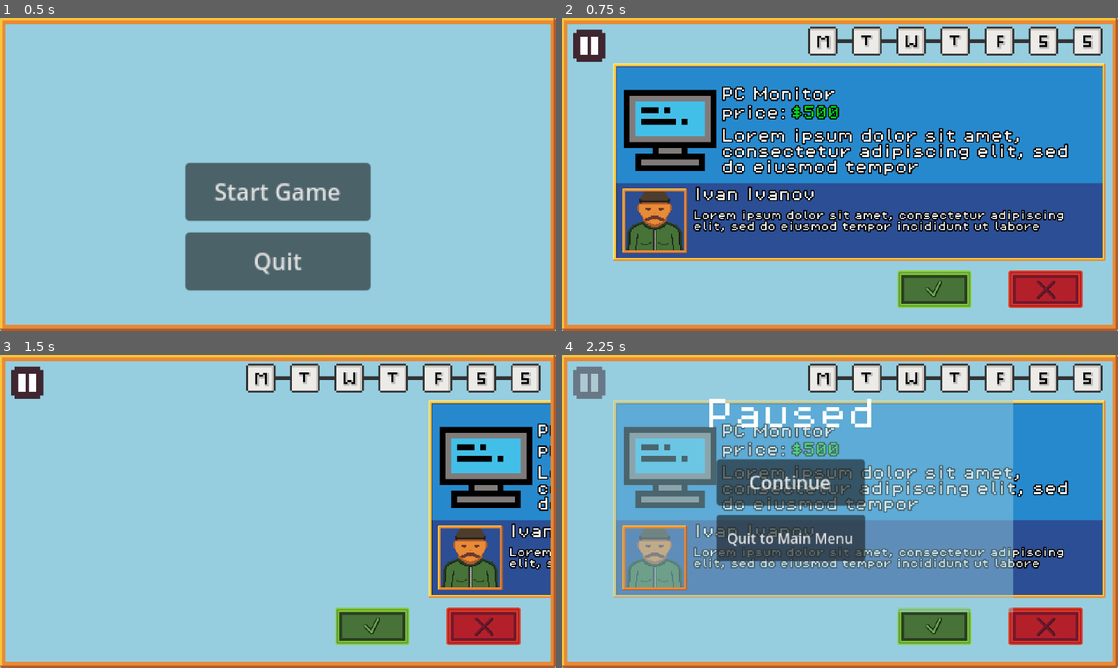
Above: before the commit, frames 1-4 (two rows, left to right).
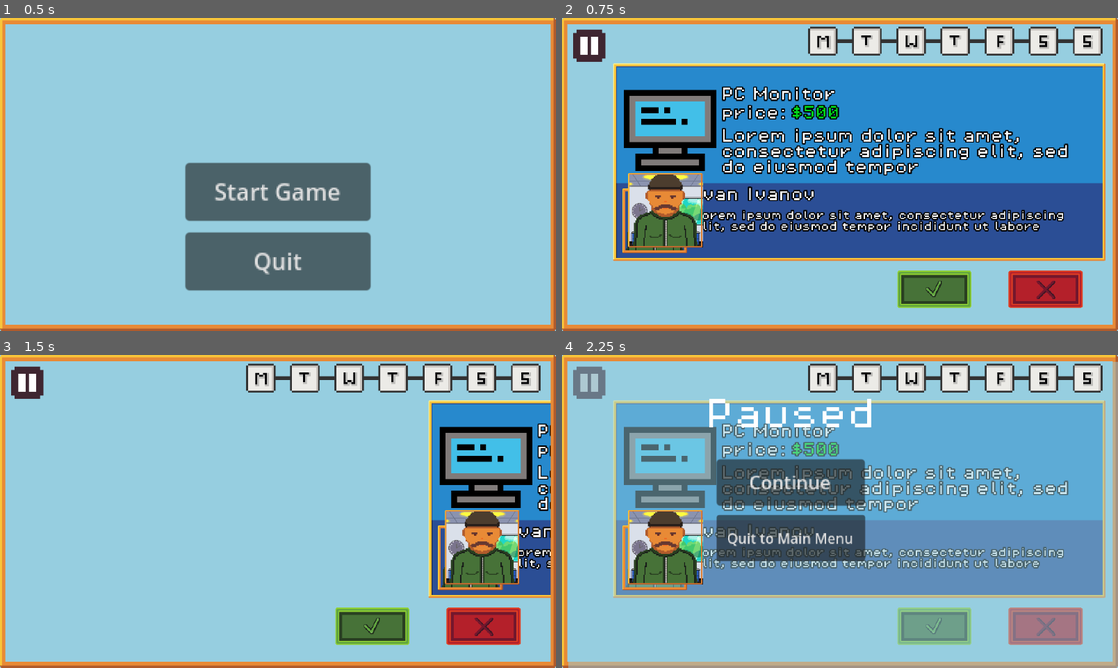
Above: after the commit, the same moments.

Repository: MartinR260/HackTUES11KVK
Game: Godot game, scene res://MainMenu.tscn
Two runs of this game, one before a commit and one after it. Both use one fixed random seed, a clock stepped at 60 frames per second and the inputs below. Sound files missing from this copy of the repository are replaced by a short silence.
Inputs (mouse positions are in pixels of both pictures, inside the frame that each line leads up to):
- Up to frame 1 (0.5 s): no input
- Up to frame 2 (0.75 s): click "Start Game" at 0.5 s
- Up to frame 3 (1.5 s): click (483, 627) at 1.25 s
- Up to frame 4 (2.25 s): click (589, 383) at 2 s

Frame 1 is identical in both runs. In frame 2, 2.8% of the frame differs, in the area x 11-26%, y 49-74%; in frame 3, 2.8%; in frame 4, 20%, in the area x 1-100%, y 2-100%.

Commit message:
Added Animations and Credit Menu

Diff:
--- a/hacktues11/ChatTradeMenu.tscn
+++ b/hacktues11/ChatTradeMenu.tscn
@@ -1,5 +1,6 @@
-[gd_scene load_steps=12 format=3 uid="uid://d2gsondmjm0ra"]
-
+[gd_scene load_steps=17 format=3 uid="uid://d2gsondmjm0ra"]
+
+[ext_resource type="Script" uid="uid://danilg17qmmgy" path="res://chat_trade_menu.gd" id="1_7u6cb"]
 [ext_resource type="Texture2D" uid="uid://cgpbcwq881gc3" path="res://assets/background.png" id="1_kyjx3"]
 [ext_resource type="Texture2D" uid="uid://cu7etao1qltd3" path="res://assets/green_button_press.png" id="2_4g7jg"]
 [ext_resource type="Texture2D" uid="uid://4qt7w27wtt6x" path="res://assets/green_button.png" id="2_kyjx3"]
@@ -10,16 +11,168 @@
 [ext_resource type="Texture2D" uid="uid://cyjv8d4ucqr4" path="res://assets/background_frame.png" id="6_unygt"]
 [ext_resource type="Script" uid="uid://nd1n1dkpb1k1" path="res://scroll_container.gd" id="8_pavjr"]
 [ext_resource type="Texture2D" uid="uid://b4lydw5k8rat3" path="res://assets/offer_background.png" id="9_4g7jg"]
+[ext_resource type="Texture2D" uid="uid://bn4hplw5tknpe" path="res://assets/people/person_1_1.png" id="9_23itu"]
 [ext_resource type="Texture2D" uid="uid://c78twwryoo1bh" path="res://assets/chat-output.png" id="9_os3wd"]
 
+[sub_resource type="Animation" id="Animation_23itu"]
+resource_name = "readyanim"
+length = 0.35
+tracks/0/type = "value"
+tracks/0/imported = false
+tracks/0/enabled = true
+tracks/0/path = NodePath("TextureRect2:position")
+tracks/0/interp = 2
+tracks/0/loop_wrap = true
+tracks/0/keys = {
+"times": PackedFloat32Array(0, 0.333333),
+"transitions": PackedFloat32Array(1, 1),
+"update": 0,
+"values": [Vector2(-240, 230), Vector2(-240, 64)]
+}
+tracks/1/type = "value"
+tracks/1/imported = false
+tracks/1/enabled = true
+tracks/1/path = NodePath("AcceptTrade:position")
+tracks/1/interp = 2
+tracks/1/loop_wrap = true
+tracks/1/keys = {
+"times": PackedFloat32Array(0, 0.333333),
+"transitions": PackedFloat32Array(1, 1),
+"update": 0,
+"values": [Vector2(16, 226), Vector2(16, 64)]
+}
+tracks/2/type = "value"
+tracks/2/imported = false
+tracks/2/enabled = true
+tracks/2/path = NodePath("RejectTrade:position")
+tracks/2/interp = 2
+tracks/2/loop_wrap = true
+tracks/2/keys = {
+"times": PackedFloat32Array(0, 0.333333),
+"transitions": PackedFloat32Array(1, 1),
+"update": 0,
+"values": [Vector2(16, 300), Vector2(16, 136)]
+}
+tracks/3/type = "value"
+tracks/3/imported = false
+tracks/3/enabled = true
+tracks/3/path = NodePath("TextureRect:position")
+tracks/3/interp = 2
+tracks/3/loop_wrap = true
+tracks/3/keys = {
+"times": PackedFloat32Array(0, 0.333333),
+"transitions": PackedFloat32Array(1, 1),
+"update": 0,
+"values": [Vector2(400, -200), Vector2(160, -200)]
+}
+tracks/4/type = "value"
+tracks/4/imported = false
+tracks/4/enabled = true
+tracks/4/path = NodePath("ScrollContainer:position")
+tracks/4/interp = 2
+tracks/4/loop_wrap = true
+tracks/4/keys = {
+"times": PackedFloat32Array(0, 0.333333),
+"transitions": PackedFloat32Array(1, 1),
+"update": 0,
+"values": [Vector2(420, -184), Vector2(176, -184)]
+}
+tracks/5/type = "value"
+tracks/5/imported = false
+tracks/5/enabled = true
+tracks/5/path = NodePath("TextEdit:position")
+tracks/5/interp = 2
+tracks/5/loop_wrap = true
+tracks/5/keys = {
+"times": PackedFloat32Array(0, 0.333333),
+"transitions": PackedFloat32Array(1, 1),
+"update": 0,
+"values": [Vector2(420, 154), Vector2(179, 154)]
+}
+
+[sub_resource type="Animation" id="Animation_7u6cb"]
+length = 0.001
+tracks/0/type = "value"
+tracks/0/imported = false
+tracks/0/enabled = true
+tracks/0/path = NodePath("TextureRect2:position")
+tracks/0/interp = 1
+tracks/0/loop_wrap = true
+tracks/0/keys = {
+"times": PackedFloat32Array(0),
+"transitions": PackedFloat32Array(1),
+"update": 0,
+"values": [Vector2(-240, 64)]
+}
+tracks/1/type = "value"
+tracks/1/imported = false
+tracks/1/enabled = true
+tracks/1/path = NodePath("AcceptTrade:position")
+tracks/1/interp = 1
+tracks/1/loop_wrap = true
+tracks/1/keys = {
+"times": PackedFloat32Array(0),
+"transitions": PackedFloat32Array(1),
+"update": 0,
+"values": [Vector2(16, 64)]
+}
+tracks/2/type = "value"
+tracks/2/imported = false
+tracks/2/enabled = true
+tracks/2/path = NodePath("RejectTrade:position")
+tracks/2/interp = 1
+tracks/2/loop_wrap = true
+tracks/2/keys = {
+"times": PackedFloat32Array(0),
+"transitions": PackedFloat32Array(1),
+"update": 0,
+"values": [Vector2(16, 136)]
+}
+tracks/3/type = "value"
+tracks/3/imported = false
+tracks/3/enabled = true
+tracks/3/path = NodePath("TextureRect:position")
+tracks/3/interp = 1
+tracks/3/loop_wrap = true
+tracks/3/keys = {
+"times": PackedFloat32Array(0),
+"transitions": PackedFloat32Array(1),
+"update": 0,
+"values": [Vector2(160, -200)]
+}
+tracks/4/type = "value"
+tracks/4/imported = false
+tracks/4/enabled = true
+tracks/4/path = NodePath("ScrollContainer:position")
+tracks/4/interp = 1
+tracks/4/loop_wrap = true
+tracks/4/keys = {
+"times": PackedFloat32Array(0),
+"transitions": PackedFloat32Array(1),
+"update": 0,
+"values": [Vector2(176, -184)]
+}
+tracks/5/type = "value"
+tracks/5/imported = false
+tracks/5/enabled = true
+tracks/5/path = NodePath("TextEdit:position")
+tracks/5/interp = 1
+tracks/5/loop_wrap = true
+tracks/5/keys = {
+"times": PackedFloat32Array(0),
+"transitions": PackedFloat32Array(1),
+"update": 0,
+"values": [Vector2(179, 154)]
+}
+
+[sub_resource type="AnimationLibrary" id="AnimationLibrary_80d0c"]
+_data = {
+&"RESET": SubResource("Animation_7u6cb"),
+&"readyanim": SubResource("Animation_23itu")
+}
+
 [node name="ChatTradeMenu" type="Node2D"]
-
-[node name="TextureRect3" type="TextureRect" parent="."]
-offset_left = -384.0
-offset_top = -216.0
-offset_right = 384.0
-offset_bottom = 216.0
-texture = ExtResource("6_unygt")
+script = ExtResource("1_7u6cb")
 
 [node name="ColorRect" type="ColorRect" parent="."]
 z_index = -1
@@ -29,11 +182,93 @@
 offset_bottom = 1010.0
 color = Color(0.588235, 0.807843, 0.878431, 1)
 
+[node name="TraderIcon" type="TextureRect" parent="."]
+offset_left = -368.0
+offset_top = -200.0
+offset_right = 144.0
+offset_bottom = 56.0
+texture = ExtResource("1_kyjx3")
+stretch_mode = 2
+metadata/_edit_use_anchors_ = true
+
+[node name="Trader" type="TextureRect" parent="."]
+offset_left = -248.0
+offset_top = -200.0
+offset_right = 8.0
+offset_bottom = 56.0
+texture = ExtResource("9_23itu")
+stretch_mode = 4
+
+[node name="Frame" type="TextureRect" parent="."]
+offset_left = -368.0
+offset_top = -200.0
+offset_right = 144.0
+offset_bottom = 56.0
+texture = ExtResource("6_unygt")
+stretch_mode = 2
+metadata/_edit_use_anchors_ = true
+
+[node name="Camera2D" type="Camera2D" parent="."]
+zoom = Vector2(1.5, 1.5)
+
+[node name="TextureRect" type="TextureRect" parent="."]
+offset_left = 400.0
+offset_top = -200.0
+offset_right = 608.0
+offset_bottom = 202.0
+texture = ExtResource("9_os3wd")
+
+[node name="ScrollContainer" type="ScrollContainer" parent="."]
+offset_left = 420.0
+offset_top = -184.0
+offset_right = 592.0
+offset_bottom = 144.0
+scale = Vector2(1.03959, 0.994929)
+script = ExtResource("8_pavjr")
+
+[node name="VBoxContainer" type="VBoxContainer" parent="ScrollContainer"]
+layout_mode = 2
+size_flags_horizontal = 3
+size_flags_vertical = 3
+
+[node name="HTTPRequest" type="HTTPRequest" parent="ScrollContainer"]
+
+[node name="LoadingTimer" type="Timer" parent="ScrollContainer"]
+wait_time = 0.2
+autostart = true
+
+[node name="TextEdit" type="TextEdit" parent="."]
+offset_left = 420.0
+offset_top = 154.0
+offset_right = 590.0
+offset_bottom = 191.0
+scale = Vector2(1.03959, 0.994929)
+
+[node name="TextureRect2" type="TextureRect" parent="."]
+offset_left = -240.0
+offset_top = 230.0
+offset_bottom = 366.0
+texture = ExtResource("9_4g7jg")
+expand_mode = 1
+stretch_mode = 4
+
+[node name="RejectTrade" type="TextureButton" parent="."]
+offset_left = 16.0
+offset_top = 300.0
+offset_right = 144.0
+offset_bottom = 364.0
+texture_normal = ExtResource("4_p4c4u")
+texture_pressed = ExtResource("5_a5ogm")
+stretch_mode = 0
+script = ExtResource("5_pavjr")
+
+[node name="HTTPRequest" type="HTTPRequest" parent="RejectTrade"]
+
 [node name="AcceptTrade" type="TextureButton" parent="."]
 offset_left = 16.0
-offset_top = 64.0
-offset_right = 144.0
-offset_bottom = 128.0
+offset_top = 226.0
+offset_right = 144.0
+offset_bottom = 290.0
 texture_normal = ExtResource("2_kyjx3")
 texture_pressed = ExtResource("2_4g7jg")
 stretch_mode = 0
@@ -41,82 +276,20 @@
 
 [node name="HTTPRequest" type="HTTPRequest" parent="AcceptTrade"]
 
-[node name="RejectTrade" type="TextureButton" parent="."]
-offset_left = 16.0
-offset_top = 136.0
-offset_right = 144.0
-offset_bottom = 200.0
-texture_normal = ExtResource("4_p4c4u")
-texture_pressed = ExtResource("5_a5ogm")
-stretch_mode = 0
-script = ExtResource("5_pavjr")
-
-[node name="HTTPRequest" type="HTTPRequest" parent="RejectTrade"]
-
-[node name="TraderIcon" type="TextureRect" parent="."]
-offset_left = -368.0
-offset_top = -200.0
-offset_right = 144.0
-offset_bottom = 56.0
-texture = ExtResource("1_kyjx3")
-stretch_mode = 2
-metadata/_edit_use_anchors_ = true
-
-[node name="Frame" type="TextureRect" parent="."]
-offset_left = -368.0
-offset_top = -200.0
-offset_right = 144.0
-offset_bottom = 56.0
+[node name="TextureRect3" type="TextureRect" parent="."]
+offset_left = -384.0
+offset_top = -216.0
+offset_right = 384.0
+offset_bottom = 216.0
 texture = ExtResource("6_unygt")
-stretch_mode = 2
-metadata/_edit_use_anchors_ = true
-
-[node name="Camera2D" type="Camera2D" parent="."]
-zoom = Vector2(1.5, 1.5)
-
-[node name="TextureRect" type="TextureRect" parent="."]
-offset_left = 160.0
-offset_top = -200.0
-offset_right = 368.0
-offset_bottom = 202.0
-texture = ExtResource("9_os3wd")
-
-[node name="ScrollContainer" type="ScrollContainer" parent="."]
-offset_left = 176.0
-offset_top = -184.0
-offset_right = 348.0
-offset_bottom = 144.0
-scale = Vector2(1.03959, 0.994929)
-script = ExtResource("8_pavjr")
-
-[node name="VBoxContainer" type="VBoxContainer" parent="ScrollContainer"]
-layout_mode = 2
-size_flags_horizontal = 3
-size_flags_vertical = 3
-
-[node name="HTTPRequest" type="HTTPRequest" parent="ScrollContainer"]
-
-[node name="LoadingTimer" type="Timer" parent="ScrollContainer"]
-wait_time = 0.2
-autostart = true
-
-[node name="TextEdit" type="TextEdit" parent="."]
-offset_left = 179.0
-offset_top = 154.0
-offset_right = 349.0
-offset_bottom = 191.0
-scale = Vector2(1.03959, 0.994929)
-
-[node name="TextureRect2" type="TextureRect" parent="."]
-offset_left = -240.0
-offset_top = 64.0
-offset_bottom = 200.0
-texture = ExtResource("9_4g7jg")
-expand_mode = 1
-stretch_mode = 4
-
-[connection signal="button_up" from="AcceptTrade" to="AcceptTrade" method="_on_button_up"]
-[connection signal="button_up" from="RejectTrade" to="RejectTrade" method="_on_button_up"]
+
+[node name="AnimationPlayer" type="AnimationPlayer" parent="."]
+libraries = {
+&"": SubResource("AnimationLibrary_80d0c")
+}
+
 [connection signal="request_completed" from="ScrollContainer/HTTPRequest" to="ScrollContainer" method="_on_http_request_request_completed"]
 [connection signal="timeout" from="ScrollContainer/LoadingTimer" to="ScrollContainer" method="_on_loading_timer_timeout"]
 [connection signal="text_changed" from="TextEdit" to="ScrollContainer" method="_on_text_edit_text_changed"]
+[connection signal="button_up" from="RejectTrade" to="RejectTrade" method="_on_button_up"]
+[connection signal="button_up" from="AcceptTrade" to="AcceptTrade" method="_on_button_up"]
--- /dev/null
+++ b/hacktues11/CreditMenu.gd
@@ -0,0 +1,13 @@
+extends Node2D
+
+@onready var spin_anim = $AnimationPlayer
+
+
+func _on_spin_button_button_up() -> void:
+	spin_anim.play("spin")
+	await spin_anim.animation_finished
+
+
+
+func _on_leave_button_button_up() -> void:
+	get_tree().change_scene_to_file("res://PickTradeMenu.tscn")
--- /dev/null
+++ b/hacktues11/CreditMenu.tscn
@@ -0,0 +1,101 @@
+[gd_scene load_steps=10 format=3 uid="uid://chketbhut3wqh"]
+
+[ext_resource type="Script" uid="uid://b68kabrkech7r" path="res://CreditMenu.gd" id="1_kmcdu"]
+[ext_resource type="Texture2D" uid="uid://443xejgjjxlf" path="res://assets/yellow_button.png" id="1_nsuqd"]
+[ext_resource type="PackedScene" uid="uid://tarpkya5hskk" path="res://PauseButton.tscn" id="1_xy84p"]
+[ext_resource type="Texture2D" uid="uid://dfrjuximsgnhn" path="res://assets/red button.png" id="3_bbn7m"]
+[ext_resource type="Texture2D" uid="uid://b6i6wqvl7ifs6" path="res://assets/red_button_press.png" id="4_kmcdu"]
+[ext_resource type="Texture2D" uid="uid://cqgfornebtf67" path="res://assets/wheel.png" id="5_l8crg"]
+
+[sub_resource type="Animation" id="Animation_bbn7m"]
+resource_name = "spin"
+tracks/0/type = "value"
+tracks/0/imported = false
+tracks/0/enabled = true
+tracks/0/path = NodePath("TextureRect:rotation")
+tracks/0/interp = 2
+tracks/0/loop_wrap = true
+tracks/0/keys = {
+"times": PackedFloat32Array(0, 0.5, 1),
+"transitions": PackedFloat32Array(1, 1, 1),
+"update": 0,
+"values": [0.0, 3.14159, 6.28319]
+}
+
+[sub_resource type="Animation" id="Animation_kmcdu"]
+length = 0.001
+tracks/0/type = "value"
+tracks/0/imported = false
+tracks/0/enabled = true
+tracks/0/path = NodePath("TextureRect:rotation")
+tracks/0/interp = 1
+tracks/0/loop_wrap = true
+tracks/0/keys = {
+"times": PackedFloat32Array(0),
+"transitions": PackedFloat32Array(1),
+"update": 0,
+"values": [0.0]
+}
+
+[sub_resource type="AnimationLibrary" id="AnimationLibrary_l8crg"]
+_data = {
+&"RESET": SubResource("Animation_kmcdu"),
+&"spin": SubResource("Animation_bbn7m")
+}
+
+[node name="CreditMenu" type="Node2D"]
+script = ExtResource("1_kmcdu")
+
+[node name="ColorRect" type="ColorRect" parent="."]
+z_index = -1
+offset_left = -984.0
+offset_top = -496.0
+offset_right = 1181.0
+offset_bottom = 1042.0
+color = Color(0.588235, 0.807843, 0.878431, 1)
+
+[node name="Camera2D" type="Camera2D" parent="."]
+zoom = Vector2(1.5, 1.5)
+
+[node name="SpinButton" type="TextureButton" parent="."]
+offset_left = -184.0
+offset_top = 64.0
+offset_right = -56.0
+offset_bottom = 128.0
+texture_normal = ExtResource("1_nsuqd")
+
+[node name="LeaveButton" type="TextureButton" parent="."]
+offset_left = 64.0
+offset_top = 64.0
+offset_right = 192.0
+offset_bottom = 128.0
+texture_normal = ExtResource("3_bbn7m")
+texture_pressed = ExtResource("4_kmcdu")
+
+[node name="TextureRect" type="TextureRect" parent="."]
+offset_left = -120.0
+offset_top = -192.0
+offset_right = 120.0
+offset_bottom = 48.0
+pivot_offset = Vector2(120, 120)
+texture = ExtResource("5_l8crg")
+expand_mode = 1
+stretch_mode = 4
+
+[node name="AnimationPlayer" type="AnimationPlayer" parent="."]
+libraries = {
+&"": SubResource("AnimationLibrary_l8crg")
+}
+
+[node name="PauseButton" parent="." instance=ExtResource("1_xy84p")]
+z_index = 1
+anchors_preset = 0
+anchor_right = 0.0
+anchor_bottom = 0.0
+grow_horizontal = 1
+grow_vertical = 1
+size_flags_horizontal = 0
+size_flags_vertical = 0
+
+[connection signal="button_up" from="SpinButton" to="." method="_on_spin_button_button_up"]
+[connection signal="button_up" from="LeaveButton" to="." method="_on_leave_button_button_up"]
--- a/hacktues11/PauseButton.tscn
+++ b/hacktues11/PauseButton.tscn
@@ -42,9 +42,6 @@
 texture_hover = ExtResource("4_pq00w")
 stretch_mode = 0
 
-[node name="Camera2D" type="Camera2D" parent="."]
-zoom = Vector2(1.5, 1.5)
-
 [node name="PauseMenu" type="Node2D" parent="."]
 process_mode = 3
 visible = false
@@ -53,8 +50,8 @@
 [node name="ColorRect" type="ColorRect" parent="PauseMenu"]
 offset_left = -384.0
 offset_top = -216.0
-offset_right = 384.0
-offset_bottom = 216.0
+offset_right = 704.0
+offset_bottom = 384.0
 color = Color(0.588235, 0.807843, 0.878431, 0.490196)
 
 [node name="Continue" type="Button" parent="PauseMenu"]
--- a/hacktues11/PickTradeMenu.gd
+++ b/hacktues11/PickTradeMenu.gd
@@ -4,6 +4,7 @@
 var audio_player = AudioStreamPlayer.new()
 @onready var trade_info = $TradeInfo
 @onready var reroll_anim = $TradeInfo/RerollAnimation
+@onready var transition_anim = $TextureRect3/AnimationPlayer
 
 func _ready() -> void:
 	button_click_sfx.add_stream(0, load("res://sfx/mouseclicks/mouse-button-click-308449.mp3"))
@@ -15,7 +16,8 @@
 func _on_accept_trade_button_up() -> void:
 	audio_player.stream = button_click_sfx.get_stream(randi_range(0, 3))
 	audio_player.play()
-	while audio_player.playing: pass
+	transition_anim.play("transition")
+	await transition_anim.animation_finished
 
 	if get_tree().current_scene.name == "ChatTradeMenu":
 		get_tree().change_scene_to_file("res://PickTradeMenu.tscn")
--- a/hacktues11/RejectTradeButton.gd
+++ b/hacktues11/RejectTradeButton.gd
@@ -6,14 +6,11 @@
 @onready var http_request: HTTPRequest = $HTTPRequest
 
 func _ready() -> void:
-	button_click_sfx.add_stream(0, load("res://sfx/mouseclicks/mouse-button-click-308449.mp3"))
-	button_click_sfx.add_stream(1, load("res://sfx/mouseclicks/mouse-click-sound-233951.mp3"))
-	button_click_sfx.add_stream(2, load("res://sfx/mouseclicks/ui-click-43196.mp3"))
-	button_click_sfx.add_stream(3, load("res://sfx/mouseclicks/ui-click-97915.mp3"))
+	button_click_sfx.add_stream(0, load("res://sfx/Gunshot Sound Effect.mp3"))
 	add_child(audio_player)
 
 func _on_button_up() -> void:
-	audio_player.stream = button_click_sfx.get_stream(randi_range(0, 3))
+	audio_player.stream = button_click_sfx.get_stream(0)
 	audio_player.play()
 	while audio_player.playing: pass
 
--- /dev/null
+++ b/hacktues11/chat_trade_menu.gd
@@ -0,0 +1,4 @@
+extends Node2D
+@onready var ready_anim = $AnimationPlayer
+func _ready() -> void:
+	ready_anim.play("readyanim")
--- a/hacktues11/picktrademenu.tscn
+++ b/hacktues11/picktrademenu.tscn
@@ -5,6 +5,7 @@
 [ext_resource type="Texture2D" uid="uid://dfrjuximsgnhn" path="res://assets/red button.png" id="2_gppls"]
 [ext_resource type="Texture2D" uid="uid://db8831rxhj1yf" path="res://assets/big-frame.png" id="2_w86nt"]
 [ext_resource type="FontFile" uid="uid://dcdwrx3jwgat" path="res://assets/fonts/PixelOperator8.ttf" id="3_g6ba8"]
+[ext_resource type="Texture2D" uid="uid://cgpbcwq881gc3" path="res://assets/background.png" id="3_uu5bg"]
 [ext_resource type="Texture2D" uid="uid://cu7etao1qltd3" path="res://assets/green_button_press.png" id="3_whtp2"]
 [ext_resource type="Texture2D" uid="uid://bn4hplw5tknpe" path="res://assets/people/person_1_1.png" id="4_qgkdj"]
 [ext_resource type="Texture2D" uid="uid://b6i6wqvl7ifs6" path="res://assets/red_button_press.png" id="5_wiyrn"]
@@ -45,6 +46,30 @@
 "update": 1,
 "values": [true]
 }
+tracks/2/type = "value"
+tracks/2/imported = false
+tracks/2/enabled = true
+tracks/2/path = NodePath("../TextureRect3:position")
+tracks/2/interp = 1
+tracks/2/loop_wrap = true
+tracks/2/keys = {
+"times": PackedFloat32Array(0),
+"transitions": PackedFloat32Array(1),
+"update": 0,
+"values": [Vector2(-336, 0)]
+}
+tracks/3/type = "value"
+tracks/3/imported = false
+tracks/3/enabled = true
+tracks/3/path = NodePath("../TextureRect3:visible")
+tracks/3/interp = 1
+tracks/3/loop_wrap = true
+tracks/3/keys = {
+"times": PackedFloat32Array(0),
+"transitions": PackedFloat32Array(1),
+"update": 1,
+"values": [true]
+}
 
 [sub_resource type="Animation" id="Animation_85uty"]
 resource_name = "reroll"
@@ -73,6 +98,30 @@
 "update": 1,
 "values": [true, false, true]
 }
+tracks/2/type = "value"
+tracks/2/imported = false
+tracks/2/enabled = true
+tracks/2/path = NodePath("../TextureRect3:position")
+tracks/2/interp = 1
+tracks/2/loop_wrap = true
+tracks/2/keys = {
+"times": PackedFloat32Array(0, 0.232579, 0.26836, 0.5),
+"transitions": PackedFloat32Array(1, 1, 1, 1),
+"update": 0,
+"values": [Vector2(-336, 0), Vector2(576, 0), Vector2(-1368, 0), Vector2(-336, 0)]
+}
+tracks/3/type = "value"
+tracks/3/imported = false
+tracks/3/enabled = true
+tracks/3/path = NodePath("../TextureRect3:visible")
+tracks/3/interp = 1
+tracks/3/loop_wrap = true
+tracks/3/keys = {
+"times": PackedFloat32Array(0, 0.233333, 0.26836),
+"transitions": PackedFloat32Array(1, 1, 1),
+"update": 1,
+"values": [true, false, true]
+}
 
 [sub_resource type="Animation" id="Animation_0t6gn"]
 resource_name = "reroll2"
@@ -97,6 +146,103 @@
 &"reroll2": SubResource("Animation_0t6gn")
 }
 
+[sub_resource type="Animation" id="Animation_vu2ae"]
+length = 0.001
+
+[sub_resource type="Animation" id="Animation_uu5bg"]
+resource_name = "transition"
+length = 0.35
+tracks/0/type = "value"
+tracks/0/imported = false
+tracks/0/enabled = true
+tracks/0/path = NodePath(".:region_rect")
+tracks/0/interp = 2
+tracks/0/loop_wrap = true
+tracks/0/keys = {
+"times": PackedFloat32Array(0, 0.333333),
+"transitions": PackedFloat32Array(1, 1),
+"update": 0,
+"values": [Rect2(128, 0, 256, 256), Rect2(0, 0, 512, 256)]
+}
+tracks/1/type = "value"
+tracks/1/imported = false
+tracks/1/enabled = true
+tracks/1/path = NodePath(".:size")
+tracks/1/interp = 2
+tracks/1/loop_wrap = true
+tracks/1/keys = {
+"times": PackedFloat32Array(0, 0.333333),
+"transitions": PackedFloat32Array(1, 1),
+"update": 0,
+"values": [Vector2(256, 256), Vector2(512, 256)]
+}
+tracks/2/type = "value"
+tracks/2/imported = false
+tracks/2/enabled = true
+tracks/2/path = NodePath(".:position")
+tracks/2/interp = 2
+tracks/2/loop_wrap = true
+tracks/2/keys = {
+"times": PackedFloat32Array(0, 0.333333, 0.35),
+"transitions": PackedFloat32Array(1, 1, 1),
+"update": 0,
+"values": [Vector2(-336, 0), Vector2(-432, -248), Vector2(-432, -247.999)]
+}
+tracks/3/type = "value"
+tracks/3/imported = false
+tracks/3/enabled = true
+tracks/3/path = NodePath(".:scale")
+tracks/3/interp = 2
+tracks/3/loop_wrap = true
+tracks/3/keys = {
+"times": PackedFloat32Array(0, 0.333333),
+"transitions": PackedFloat32Array(1, 1),
+"update": 0,
+"values": [Vector2(0.5, 0.5), Vector2(1.3, 1.3)]
+}
+tracks/4/type = "value"
+tracks/4/imported = false
+tracks/4/enabled = true
+tracks/4/path = NodePath(".:z_index")
+tracks/4/interp = 2
+tracks/4/loop_wrap = true
+tracks/4/keys = {
+"times": PackedFloat32Array(0),
+"transitions": PackedFloat32Array(1),
+"update": 1,
+"values": [1]
+}
+tracks/5/type = "value"
+tracks/5/imported = false
+tracks/5/enabled = true
+tracks/5/path = NodePath("TraderIcon:size")
+tracks/5/interp = 2
+tracks/5/loop_wrap = true
+tracks/5/keys = {
+"times": PackedFloat32Array(0, 0.333333),
+"transitions": PackedFloat32Array(1, 1),
+"update": 0,
+"values": [Vector2(256, 256), Vector2(512, 256)]
+}
+tracks/6/type = "value"
+tracks/6/imported = false
+tracks/6/enabled = true
+tracks/6/path = NodePath("TraderIcon/TextureRect:position")
+tracks/6/interp = 2
+tracks/6/loop_wrap = true
+tracks/6/keys = {
+"times": PackedFloat32Array(0, 0.333333),
+"transitions": PackedFloat32Array(1, 1),
+"update": 0,
+"values": [Vector2(0, 0), Vector2(128, 0)]
+}
+
+[sub_resource type="AnimationLibrary" id="AnimationLibrary_e8iih"]
+_data = {
+&"RESET": SubResource("Animation_vu2ae"),
+&"transition": SubResource("Animation_uu5bg")
+}
+
 [node name="PickTradeMenu" type="Node2D"]
 script = ExtResource("1_d5g8s")
 
@@ -224,6 +370,41 @@
 theme_override_fonts/font = ExtResource("3_g6ba8")
 theme_override_font_sizes/font_size = 24
 text = "PC Monitor"
+
+[node name="TextureRect3" type="NinePatchRect" parent="."]
+z_index = 1
+offset_left = -336.0
+offset_right = -80.0
+offset_bottom = 256.0
+scale = Vector2(0.5, 0.5)
+texture = ExtResource("3_uu5bg")
+region_rect = Rect2(128, 0, 256, 256)
+
+[node name="AnimationPlayer" type="AnimationPlayer" parent="TextureRect3"]
+libraries = {
+&"": SubResource("AnimationLibrary_e8iih")
+}
+
+[node name="TraderIcon" type="NinePatchRect" parent="TextureRect3"]
+z_index = 1
+layout_mode = 0
+offset_left = -0.769226
+offset_top = -0.769226
+offset_right = 255.231
+offset_bottom = 255.231
+texture = ExtResource("11_v6ff6")
+region_rect = Rect2(0, 0, 512, 256)
+patch_margin_left = 8
+patch_margin_top = 8
+patch_margin_right = 8
+patch_margin_bottom = 8
+
+[node name="TextureRect" type="TextureRect" parent="TextureRect3/TraderIcon"]
+z_index = -1
+layout_mode = 0
+offset_right = 256.0
+offset_bottom = 256.0
+texture = ExtResource("4_qgkdj")
 
 [node name="TextureRect2" type="TextureRect" parent="."]
 offset_left = -451.0
Not shown, added: hacktues11/CreditMenu.gd.uid
Binary file added: hacktues11/assets/user_background.png
Not shown, added: hacktues11/assets/user_background.png.import
Binary file added: hacktues11/assets/wheel.png
Not shown, added: hacktues11/assets/wheel.png.import
Not shown, added: hacktues11/chat_trade_menu.gd.uid
Not shown, added: hacktues11/sfx/Gunshot Sound Effect.mp3.import
Not shown, added: hacktues11/sfx/Gunshot Sound Effect.mp3
